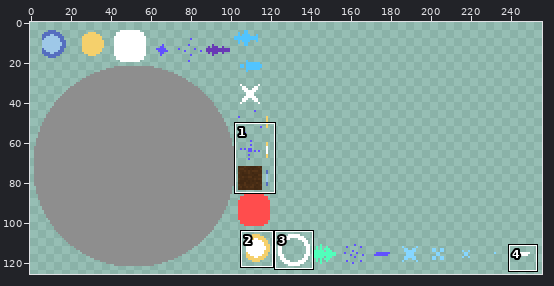
Sprite sheet: core/assets/sprites/duel.png. The picture above shows the old version from afar; the outline marks the close-up.
Close-up. Before:
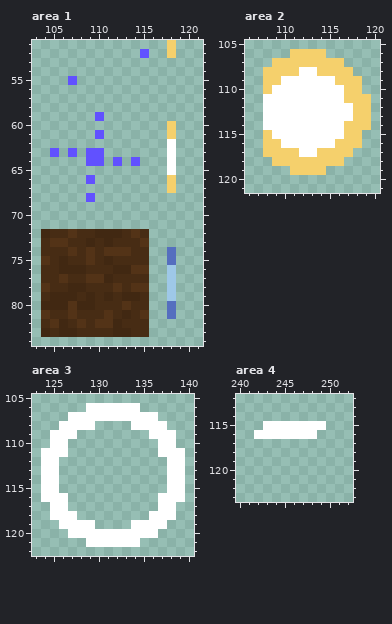
The file is 256x128 pixels. Colours within 5 levels of each other are drawn and written as one. Shown: area 1: x 103..121, y 51..84; area 2: x 106..120, y 105..121; area 3: x 123..140, y 105..122; area 4: x 240..252, y 112..123. The wide view leaves out empty margins. The commit also changed other parts of the picture, which this record leaves out.
The same view after the edit:
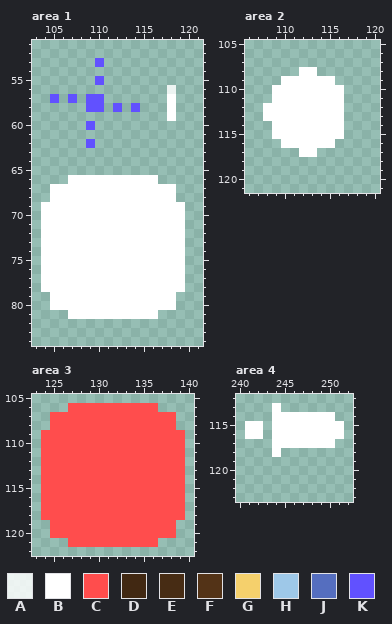
Palette (. is transparent): A #ffffffd4  B #ffffff  C #ff4d4d  D #412812  E #472c14  F #533317  G #f5d06c  H #9ec8e8  J #556ebf  K #6151ff
Diff:
Changed rows in their new state; - is an unchanged pixel.
Area 1:
first column x 104:
51 --------------.-
52 -----------.--.-
53 ------K---------
55 ---.--K---------
56 --------------A-
57 -K-K-KK-------B-
58 -----KK-K-K---B-
59 ------.-------B-
60 -----K--------.-
61 ------.-------.-
62 -----K--------.-
63 -.-.-..-------.-
64 -----..-.-.---.-
65 --------------.-
66 ---BBBBBBBBBB-.-
67 -BBBBBBBBBBBBBB-
68 -BBBBBBBBBBBBBB-
69 BBBBBBBBBBBBBBBB
70 BBBBBBBBBBBBBBBB
71 BBBBBBBBBBBBBBBB
72 BBBBBBBBBBBBBBBB
73 BBBBBBBBBBBBBBBB
74 BBBBBBBBBBBBBBBB
75 BBBBBBBBBBBBBBBB
76 BBBBBBBBBBBBBBBB
77 BBBBBBBBBBBBBBBB
78 BBBBBBBBBBBBBBBB
79 .BBBBBBBBBBBBBB-
80 .BBBBBBBBBBBBBB-
81 ...BBBBBBBBBB-.-
82 ............----
83 ............----
Area 2:
first column x 108:
106 ---....-----
107 -........---
108 ....--....--
109 ..------...-
110 .--------..-
111 .--------...
112 ---------...
113 ---------...
114 .--------...
115 .--------..-
116 ..------...-
117 ....--....--
118 -........---
119 ---....-----
Area 3:
first column x 124:
106 ---CCCCCCCCCC---
107 -CCCCCCCCCCCCCC-
108 -CCCCCCCCCCCCCC-
109 CCCCCCCCCCCCCCCC
110 CCCCCCCCCCCCCCCC
111 CCCCCCCCCCCCCCCC
112 CCCCCCCCCCCCCCCC
113 CCCCCCCCCCCCCCCC
114 CCCCCCCCCCCCCCCC
115 CCCCCCCCCCCCCCCC
116 CCCCCCCCCCCCCCCC
117 CCCCCCCCCCCCCCCC
118 CCCCCCCCCCCCCCCC
119 -CCCCCCCCCCCCCC-
120 -CCCCCCCCCCCCCC-
121 ---CCCCCCCCCC---
Area 4:
first column x 241:
113 ---B-------
114 ---BBBBBBB-
115 BB.------BB
116 B-.-----BBB
117 ---BBBBBBB-
118 ---B-------
